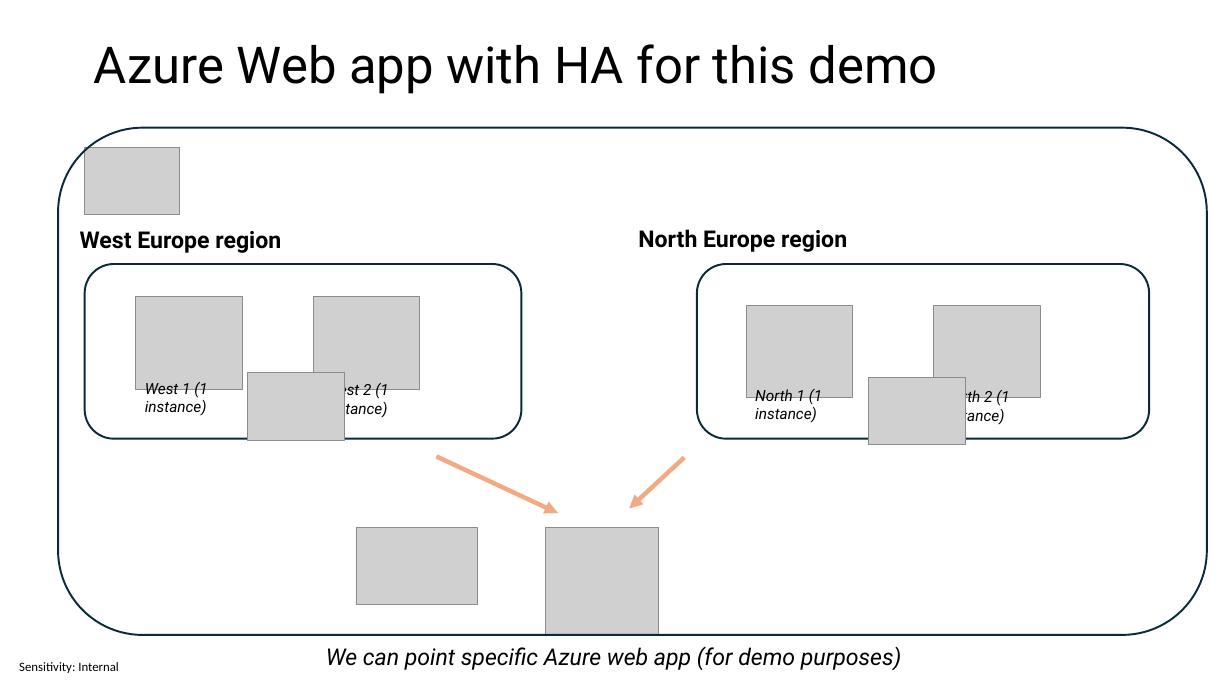
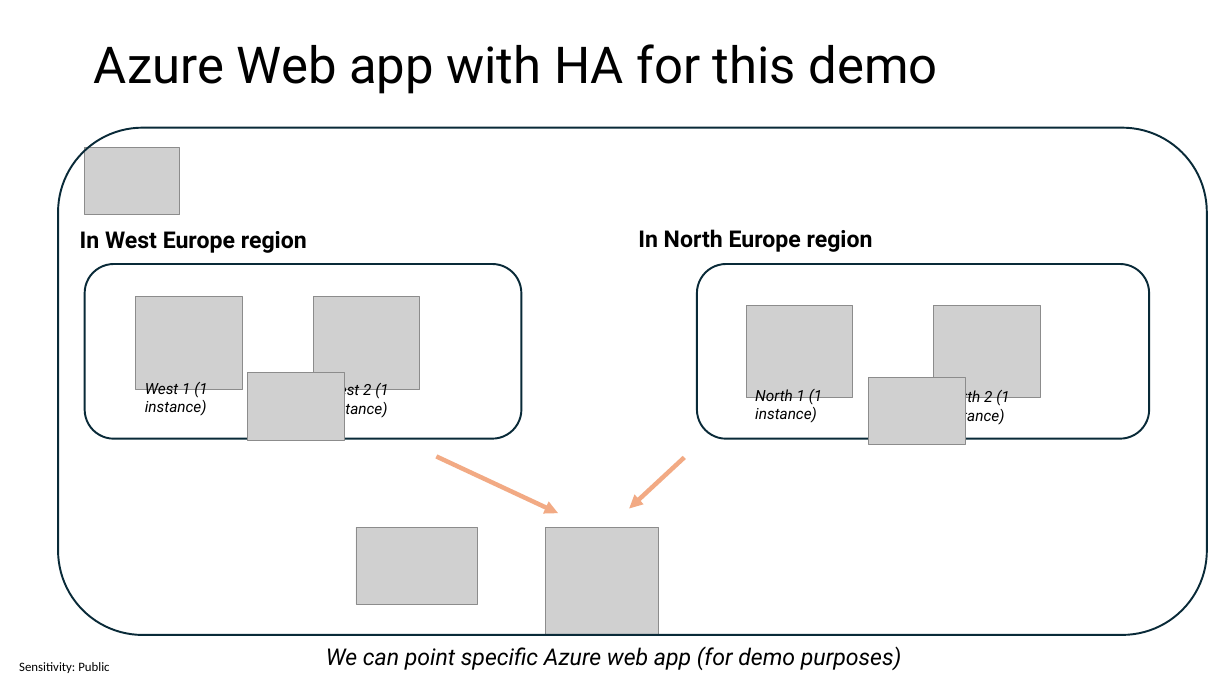
Before and after one commit to sabbadino/cache-like-a-pro-fusion-cache, a slide deck: slide 13 of cache-like-a-pro.pptx (slide 12 before the commit). Drawn at 1232x693 pixels with LibreOffice and Linux fonts; fonts in the diff are those of the drawing; grey boxes stand for pictures. Boxes give left, top, right and bottom in pixels: in the first picture for what was removed or moved away, otherwise in the second. Text is boxed around its words. In the diff, an @@ line names an element or a change of style, - is before the commit and + after.

```diff
--- a/cache-like-a-pro.pptx
+++ b/cache-like-a-pro.pptx
@@ text at [80, 231, 307, 253]: text changed @@
-West Europe region
+In West Europe region
@@ text at [638, 229, 873, 252]: text changed @@
-North Europe region
+In North Europe region
@@ text at [19, 662, 109, 673]: text changed @@
-Sensitivity: Internal
+Sensitivity: Public
```
Also in this commit, not shown: 38 other slides changed, 4 slides added, 1 other file.
